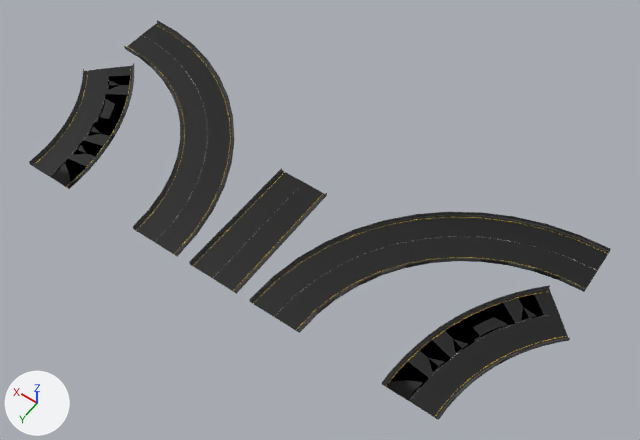
A saved change to the FBX model Finale di Kart/Assets/Models/TRACKS.fbx.
Rendered twice from a 50 mm lens placed at (-49.0, 44.7, 95.2), pointed at (-6.1, -15.3, 0.9). The axes (+X, +Y, +Z) are drawn at lower left. The lights are the same throughout. Where no turn or scale is listed for an object, it has been applied to the vertices.

Names of what the first picture shows: 'ROAD', 'ROAD45L', 'ROAD45R', 'ROAD90L', 'ROAD90R'.
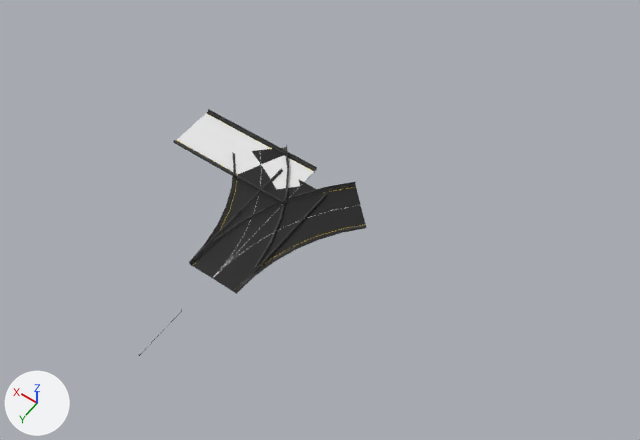
Changed parts and their boxes [x1, y1, x2, y2] in the pictures (640 x 440 px):
'ROAD90R', deleted (black)
    before: [249, 212, 611, 333]
    faces in mat_material_001 (black #000000): [252, 212, 610, 331]
    faces in mat_material_011 (dark grey #494949): [249, 212, 611, 333]
    faces in mat_material_008 (yellow #e7cb22): [264, 217, 608, 330]
'ROAD90L', deleted (black)
    before: [124, 20, 234, 257]
    faces in mat_material_001 (black #000000): [127, 20, 234, 256]
    faces in mat_material_011 (dark grey #494949): [124, 21, 234, 257]
'ROAD45R', deleted (black)
    before: [382, 285, 570, 420]
    faces in mat_material_001 (black #000000): [382, 289, 568, 418]
    faces in mat_material_011 (dark grey #494949): [382, 285, 570, 420]
'ROAD45L', deleted (black)
    before: [29, 63, 134, 189]
    faces in mat_material_001 (black #000000): [29, 66, 132, 189]
    faces in mat_material_011 (dark grey #494949): [29, 63, 134, 188]
'TurnR45', added (black)
    after: [189, 182, 366, 293]
    faces in mat_material_001 (black #000000): [190, 182, 365, 291]
    faces in mat_material_011 (dark grey #494949): [189, 182, 366, 293]
'Road Backup', added
    after: [173, 109, 317, 204]
    faces in mat_material_002 (white #e7e7e7): [177, 114, 314, 189]
    faces in mat_material_011 (dark grey #494949): [173, 109, 317, 204]
    faces in mat_material_001 (black #000000): [176, 112, 315, 175]
'TurnL45', added (black)
    after: [190, 145, 289, 291]
    faces in mat_material_001 (black #000000): [193, 145, 289, 291]
    faces in mat_material_011 (dark grey #494949): [190, 147, 289, 290]
'ROAD', unchanged, covered by the edit
    both: [189, 168, 327, 294]

What changed in the scene script:
```text
Add me_plane_014_1:
    me_plane_014_1.from_pydata(...)  # 210 vertices, 204 faces; spans x -11.6..3.9, y -24.0..0.0, z -0.1..0.5
    # faces by material slot: [66, 28, 28, 82]
    me_plane_014_1.materials.append(mat_material_001)  # black #000000
    me_plane_014_1.materials.append(mat_material_002)  # white #e7e7e7
    me_plane_014_1.materials.append(mat_material_008)  # yellow #e7cb22
    me_plane_014_1.materials.append(mat_material_011)  # dark grey #494949
Add me_plane_015_1:
    me_plane_015_1.from_pydata(...)  # 210 vertices, 204 faces; spans x -3.9..11.6, y -24.0..0.0, z -0.1..0.5
    # faces by material slot: [66, 28, 28, 82]
    me_plane_015_1.materials.append(mat_material_001)  # black #000000
    me_plane_015_1.materials.append(mat_material_002)  # white #e7e7e7
    me_plane_015_1.materials.append(mat_material_008)  # yellow #e7cb22
    me_plane_015_1.materials.append(mat_material_011)  # dark grey #494949
Add me_plane_002_1:
    me_plane_002_1.from_pydata(...)  # 60 vertices, 54 faces; spans x 0.0..20.0, y -3.9..3.9, z -0.1..0.5
    # faces by material slot: [22, 8, 6, 18]
    me_plane_002_1.materials.append(mat_material_001)  # black #000000
    me_plane_002_1.materials.append(mat_material_002)  # white #e7e7e7
    me_plane_002_1.materials.append(mat_material_008)  # yellow #e7cb22
    me_plane_002_1.materials.append(mat_material_011)  # dark grey #494949
Remove ob_road45l:
    ob_road45l = bpy.data.objects.new('ROAD45L', me_plane_010)
    ob_road45l.location = (30.0, 0.0, 0.0)
Remove ob_road45r:
    ob_road45r = bpy.data.objects.new('ROAD45R', me_plane_011)
    ob_road45r.location = (-30.0, 0.0, 0.0)
Remove ob_road90l:
    ob_road90l = bpy.data.objects.new('ROAD90L', me_plane_008)
    ob_road90l.location = (10.0, 0.0, 0.0)
Remove ob_road90r:
    ob_road90r = bpy.data.objects.new('ROAD90R', me_plane_009)
    ob_road90r.location = (-10.0, 0.0, 0.0)
Add ob_turnr45:
    ob_turnr45 = bpy.data.objects.new('TurnR45', me_plane_014_1)
    ob_turnr45.location = (0.0, 0.0, 0.0)
Add ob_turnl45:
    ob_turnl45 = bpy.data.objects.new('TurnL45', me_plane_015_1)
    ob_turnl45.location = (0.0, 0.0, 0.0)
Add ob_road_backup:
    ob_road_backup = bpy.data.objects.new('Road Backup', me_plane_002_1)
    ob_road_backup.location = (0.0, -19.1, 0.0)
```
